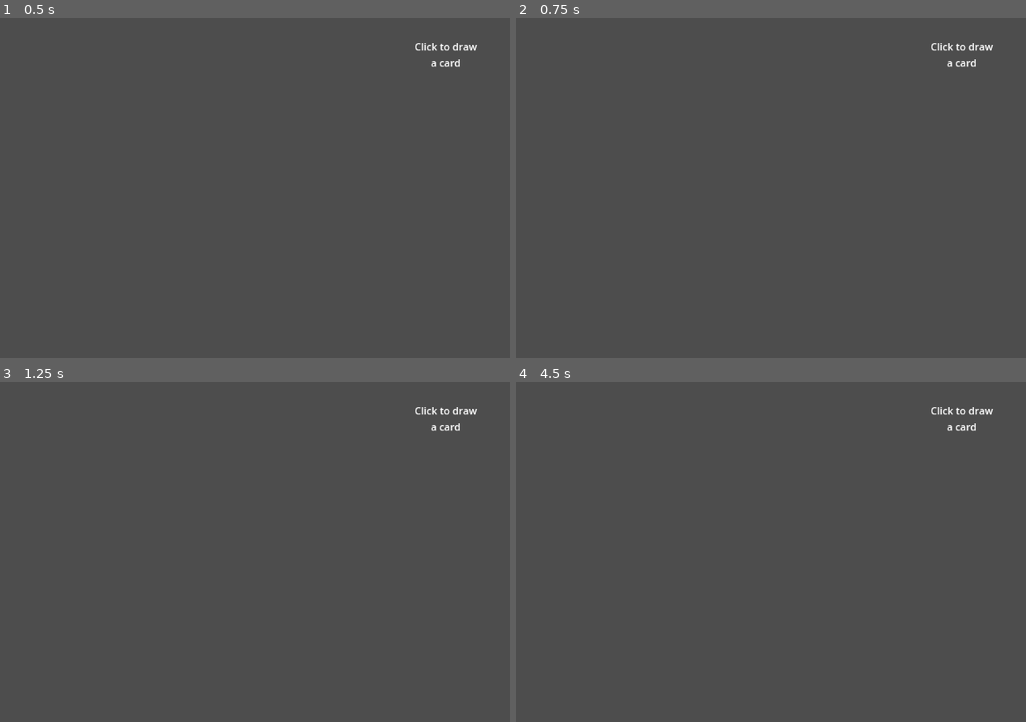
Above: before the commit, frames 1-4 (two rows, left to right).
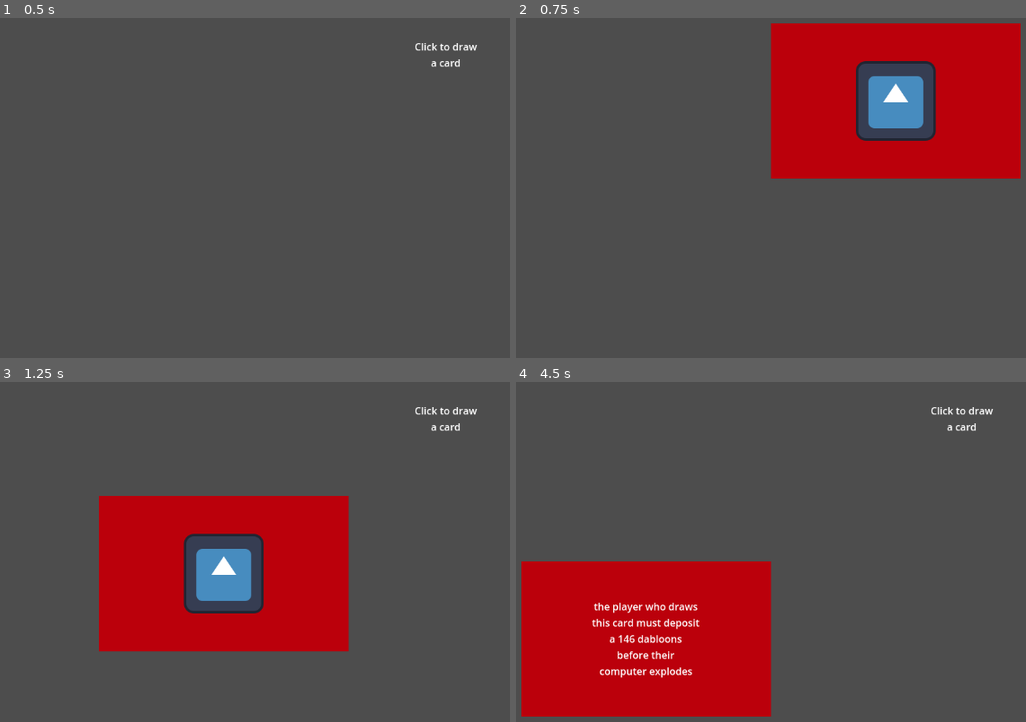
Above: after the commit, the same moments.

Repository: banana67676/Pitch-It-2025-2026
Game: Godot game, scene res://scenes/draw_card.tscn
Two runs of this game, one before a commit and one after it. Both use one fixed random seed, a clock stepped at 60 frames per second and the inputs below. This scene is started directly instead of the project's main scene. The engine's default icon, where the game draws it, is replaced by a stand-in: a white triangle on a blue panel in a dark square.
Inputs (mouse positions are in pixels of both pictures, inside the frame that each line leads up to):
- Up to frame 1 (0.5 s): no input
- Up to frame 2 (0.75 s): tap Enter at 0.5 s; move the mouse to (959, 58) at 0.52 s; press the mouse at (959, 58) at 0.53 s
- Up to frame 3 (1.25 s): no input
- Up to frame 4 (4.5 s): tap Enter every 0.75 s from 1.25 to 4.25 s; move the mouse to (551, 548) at 1.27 s; release the mouse at (551, 548) at 1.28 s; click (551, 548) at 1.35 s; move the mouse to (765, 439) at 2.02 s; press the mouse at (765, 439) at 2.03 s; move the mouse to (658, 609) at 2.77 s; release the mouse at (658, 609) at 2.78 s; click (658, 609) at 2.85 s; move the mouse to (908, 589) at 3.52 s; press the mouse at (908, 589) at 3.53 s; move the mouse to (outside the picture) at 4.27 s; release the mouse at (outside the picture) at 4.28 s; click (outside the picture) at 4.35 s

Frame 1 is identical in both runs. In frame 2, 21% of the frame differs, in the area x 49-99%, y 1-48%; in frame 3, 21%; in frame 4, 22%, in the area x 1-51%, y 52-99%.
Error before the commit: Parse Error: Preload file "res://card.tscn" does not exist. (res://scripts/draw_card.gd:3)

Commit message:
updated card

Diff:
--- a/scenes/card.tscn
+++ b/scenes/card.tscn
@@ -1,52 +1,53 @@
-[gd_scene load_steps=4 format=3 uid="uid://bs5bk21ksn7ea"]
+[gd_scene load_steps=5 format=3 uid="uid://bs5bk21ksn7ea"]
 
-[ext_resource type="Script" path="res://card.gd" id="1_iw4sg"]
-[ext_resource type="Texture2D" uid="uid://c88h2cwlqayth" path="res://icon.svg" id="2_7ctgm"]
+[ext_resource type="Script" path="res://scripts/card.gd" id="1_iw4sg"]
+[ext_resource type="Texture2D" uid="uid://cibo4eikjhyt2" path="res://icon.svg" id="2_7ctgm"]
 
 [sub_resource type="RectangleShape2D" id="RectangleShape2D_rcjb3"]
-size = Vector2(171, 233)
+size = Vector2(400, 250)
+
+[sub_resource type="BoxMesh" id="BoxMesh_4rt14"]
 
 [node name="card" type="Area2D"]
 position = Vector2(578, 286)
-rotation = 1.5708
 script = ExtResource("1_iw4sg")
 
 [node name="CollisionShape2D" type="CollisionShape2D" parent="."]
-position = Vector2(-21.5, -55.5)
 shape = SubResource("RectangleShape2D_rcjb3")
+
+[node name="MeshInstance2D" type="MeshInstance2D" parent="CollisionShape2D"]
+self_modulate = Color(0.732309, 0, 0.0421775, 1)
+scale = Vector2(400, 250)
+mesh = SubResource("BoxMesh_4rt14")
 
 [node name="Back" type="Node2D" parent="."]
 
 [node name="Sprite" type="Sprite2D" parent="Back"]
-position = Vector2(-22, -64)
 texture = ExtResource("2_7ctgm")
 
 [node name="Front" type="Node2D" parent="."]
 visible = false
-position = Vector2(-9, -68)
 
 [node name="Label" type="Label" parent="Front"]
-offset_left = -102.0
-offset_top = -85.0
-offset_right = 89.0
-offset_bottom = 16.0
+anchors_preset = 8
+anchor_left = 0.5
+anchor_top = 0.5
+anchor_right = 0.5
+anchor_bottom = 0.5
+offset_left = -150.0
+offset_top = -75.0
+offset_right = 150.0
+offset_bottom = 75.0
+grow_horizontal = 2
+grow_vertical = 2
+pivot_offset = Vector2(150, 75)
 text = "the player who draws
 this card must deposit
 a 146 dabloons
 before their
 computer explodes"
+horizontal_alignment = 1
+vertical_alignment = 1
 metadata/_edit_use_anchors_ = true
 
-[node name="Button" type="Button" parent="."]
-offset_left = -40.0
-offset_top = 9.0
-offset_right = -1.0
-offset_bottom = 33.0
-size_flags_horizontal = 3
-size_flags_vertical = 3
-text = "Flip"
-
-[node name="FlipTimer" type="Timer" parent="."]
-
 [connection signal="input_event" from="." to="." method="_on_input_event"]
-[connection signal="pressed" from="Button" to="." method="_on_button_pressed"]
--- a/scripts/card.gd
+++ b/scripts/card.gd
@@ -1,7 +1,6 @@
 extends Node2D
 
-@onready var timer: Timer = $FlipTimer
-
+@export var FLIP_TIME = .5
 
 @onready var front: Node2D = $Front
 @onready var back: Node2D = $Back
@@ -28,31 +27,33 @@
 	if(state == growing):
 		grow()
 
-func _on_button_pressed() -> void:
-	print("button pressed")
-	state = shrinking
-
-
 func shrink():
-	var tween = create_tween()
-	tween.tween_property(
-		self, "scale:y", 0,
-		1
+	var shrinkTween = create_tween()
+	print("start tween")
+	shrinkTween.tween_property(
+		self, "scale:x", -.1,
+		FLIP_TIME
 	)
+	await shrinkTween.finished
+	print("end tween")
 	currentSide.visible = false
+	print("disabled ${currentSide}")
 	swap_current_side()
 	state = growing
 	print("swapped state")
 
 func grow():
-	var tween = create_tween()
-
-	tween.tween_property(
-		self, "scale:y", 1,
-		1
+	var growTween = create_tween()
+	print("growing")
+	currentSide.visible = true
+	growTween.tween_property(
+		self, "scale:x", 1,
+		FLIP_TIME
 	)
-
-	await tween.finished
+	print("done growing")
+	await growTween.finished
+	swap_current_side()
+	state = stay
 
 
 
@@ -63,3 +64,9 @@
 		currentSide = back
 	else:
 		print("side is null")
+
+
+func _on_input_event(viewport: Node, event: InputEvent, shape_idx: int) -> void:
+	if event is InputEventMouseButton:
+		print("card clicked")
+		state = shrinking
--- a/scripts/draw_card.gd
+++ b/scripts/draw_card.gd
@@ -1,6 +1,6 @@
 extends Node2D
 
-const CARD = preload("res://card.tscn")
+const CARD = preload("res://scenes/card.tscn")
 
 var card_spawn_pos = Vector2(1000, 150)
 var hand_pos = Vector2(500, 500)
